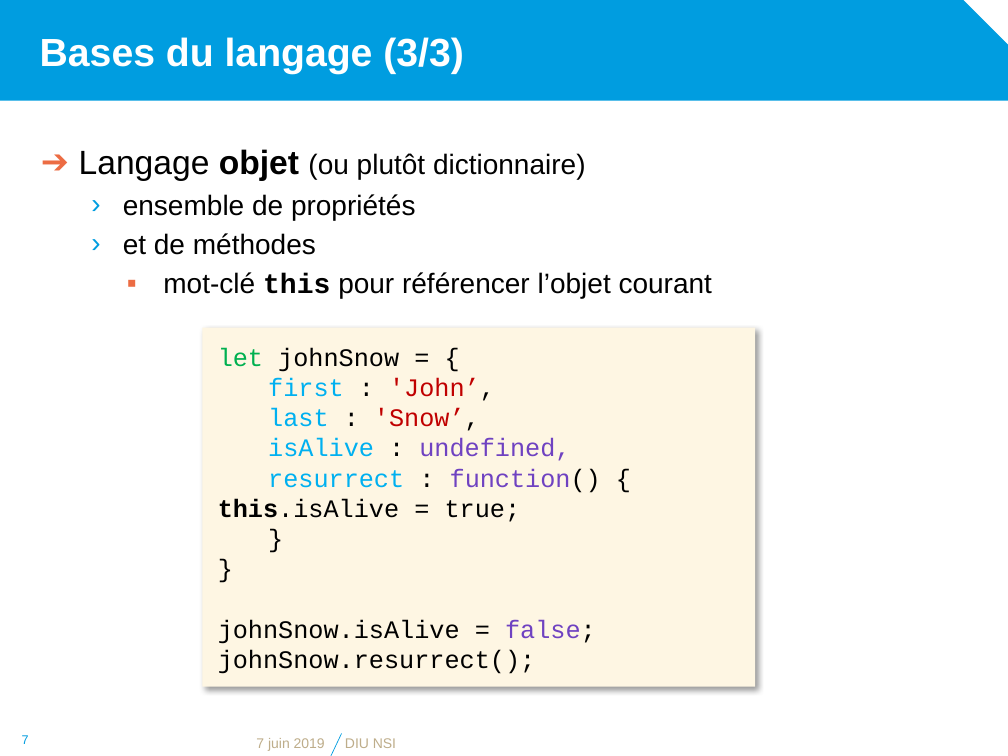
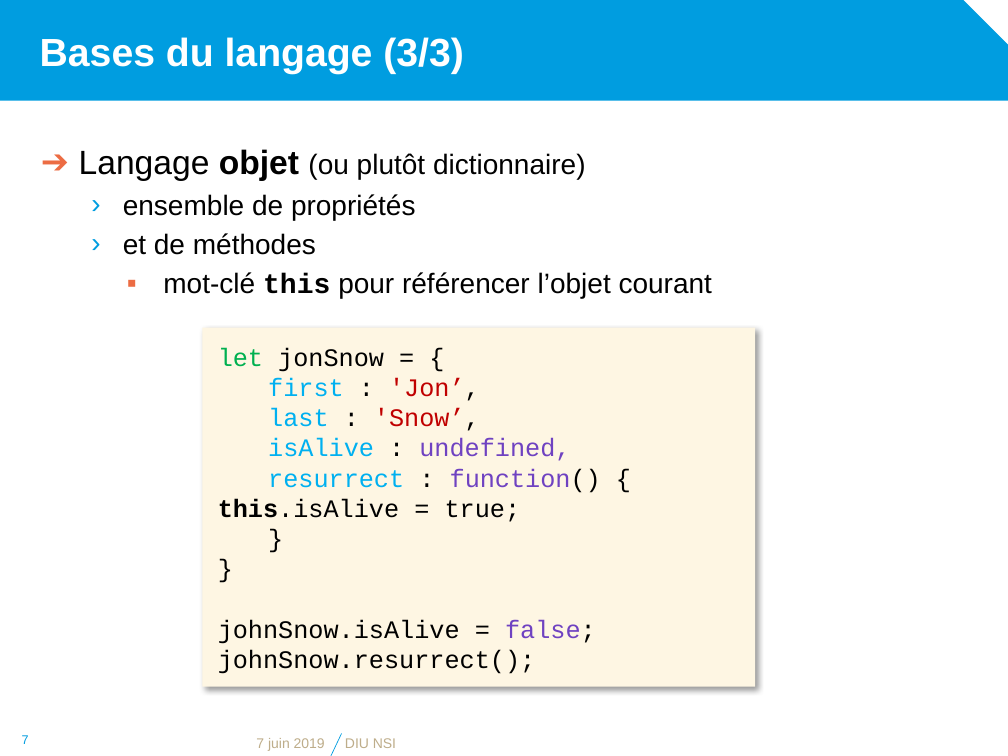
Before and after one commit to diu-uf-bordeaux/bloc1, a slide deck: slide 7 of web/4-JS/JavaScript.pptx. Drawn at 1008x756 pixels with LibreOffice and Linux fonts; fonts in the diff are those of the drawing; background and template pictures are left out. Boxes give left, top, right and bottom in pixels: in the first picture for what was removed or moved away, otherwise in the second. Text is boxed around its words. In the diff, an @@ line names an element or a change of style, - is before the commit and + after.

```diff
--- a/web/4-JS/JavaScript.pptx
+++ b/web/4-JS/JavaScript.pptx
@@ text in rectangle at (218, 347, 480, 401): text changed @@
-let johnSnow = {
-first : 'John’,
+let jonSnow = {
+first : 'Jon’,
```
Also in this commit, not shown: 4 other slides changed, 3 other files.
